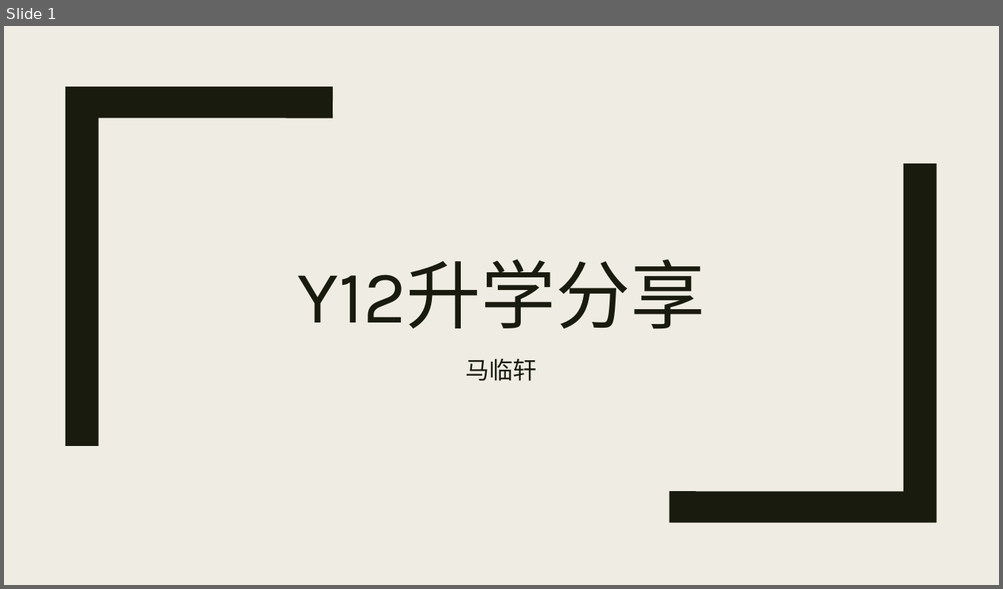
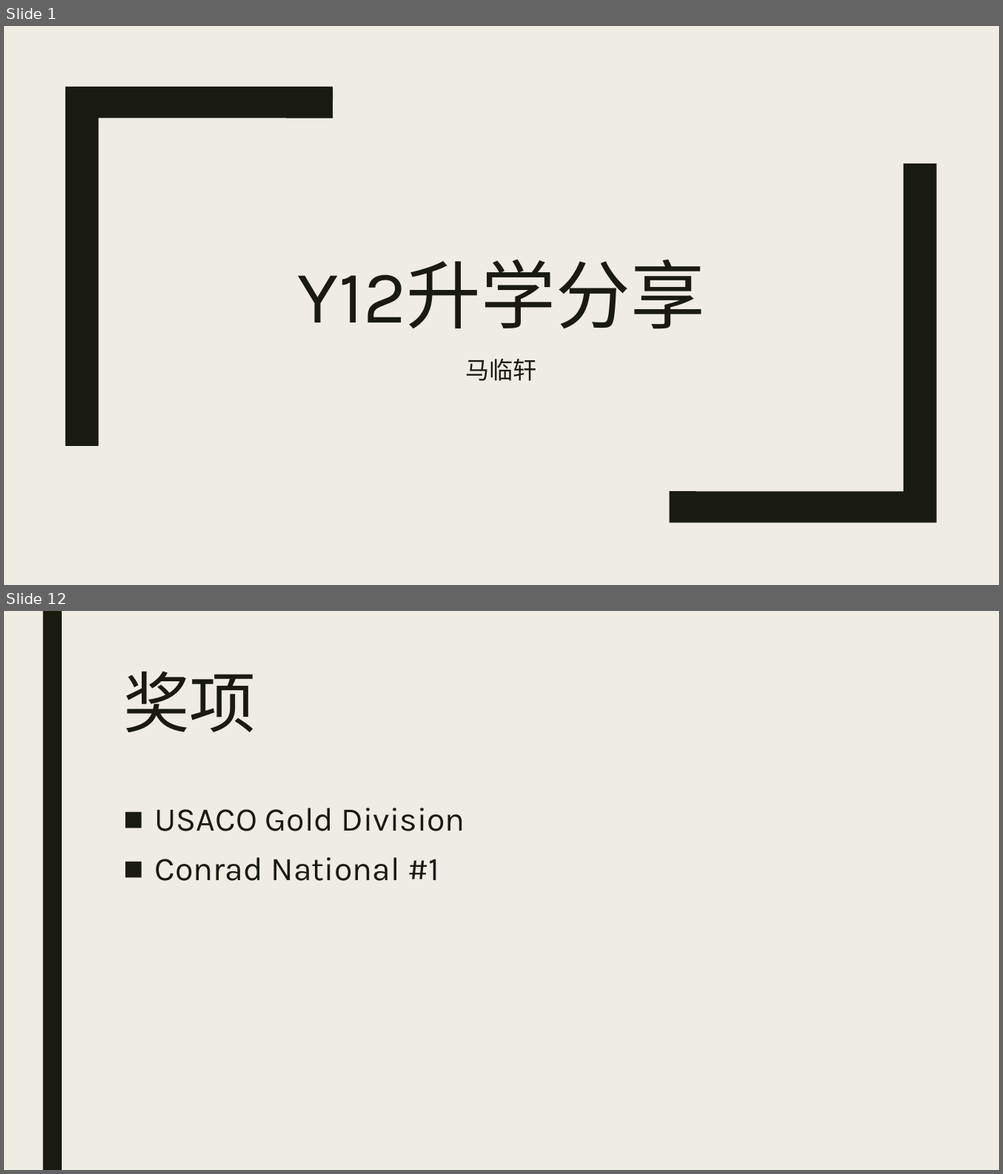
Before and after one commit to davidmaamoaix/fun-seminars, a slide deck: Presentation1.pptx. Shown one above the other, each under a label of ours: slide 1 before the commit, slides 1 and 12 after it; the slides between them are not shown. The pictures are 1003x589 and 1003x1174 pixels, drawn with LibreOffice and Linux fonts; fonts in the diff are those of the drawing. Boxes give left, top, right and bottom in pixels: in the first picture for what was removed or moved away, otherwise in the second. Text is boxed around its words. In the diff, an @@ line names an element or a change of style, - is before the commit and + after.

```diff
--- a/Presentation1.pptx
+++ b/Presentation1.pptx
@@ slide 12 added at <box>4,611,999,1170</box>, background #EFEDE3 @@
@@ rectangle added at <box>42,611,62,1170</box>, fill #191B0E @@
@@ title added at <box>123,671,256,732</box>, 64 pt, text #191B0E @@
+奖项
@@ text added at <box>155,808,465,881</box>, 32 pt, text #191B0E @@
+■ USACO Gold Division
+■ Conrad National #1
```
Also in this commit, not shown: 23 other slides added.
